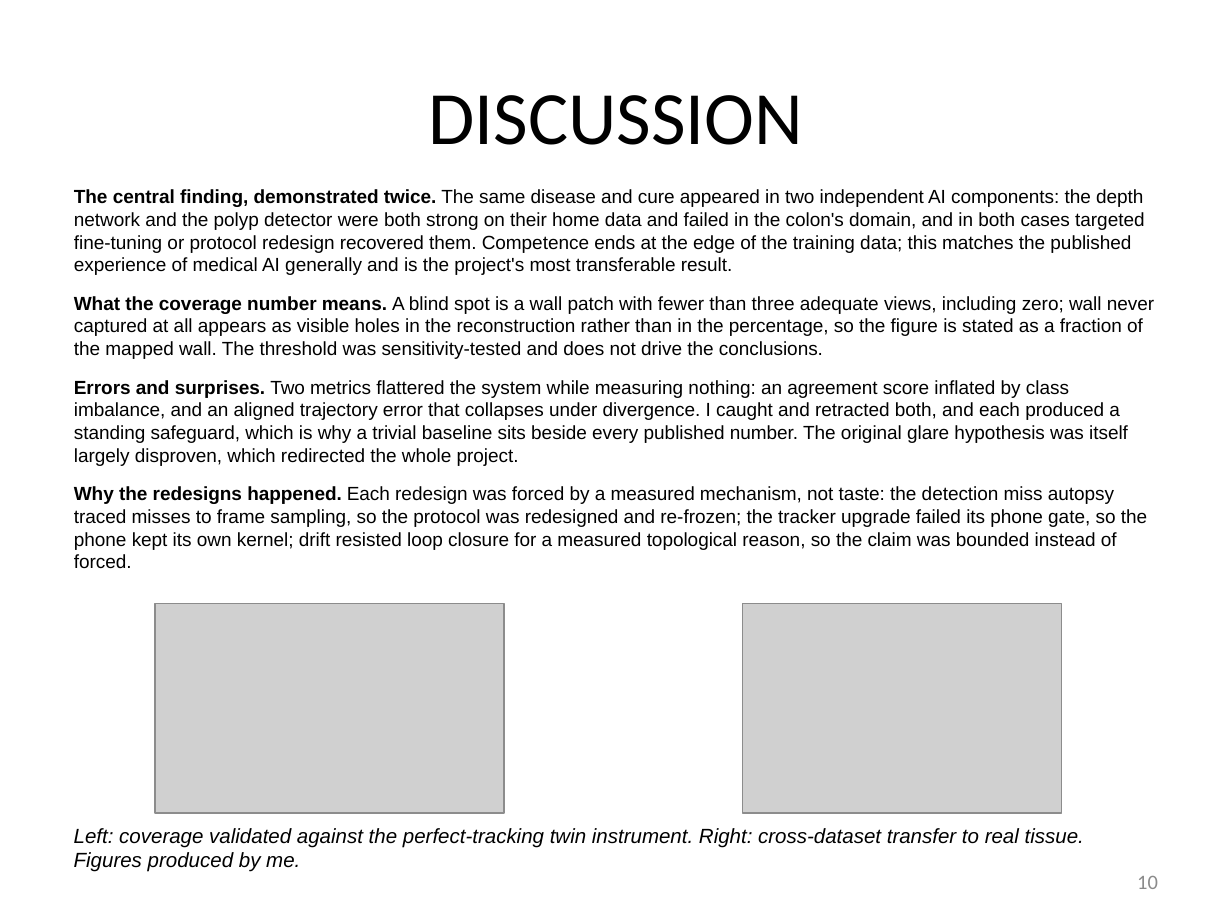
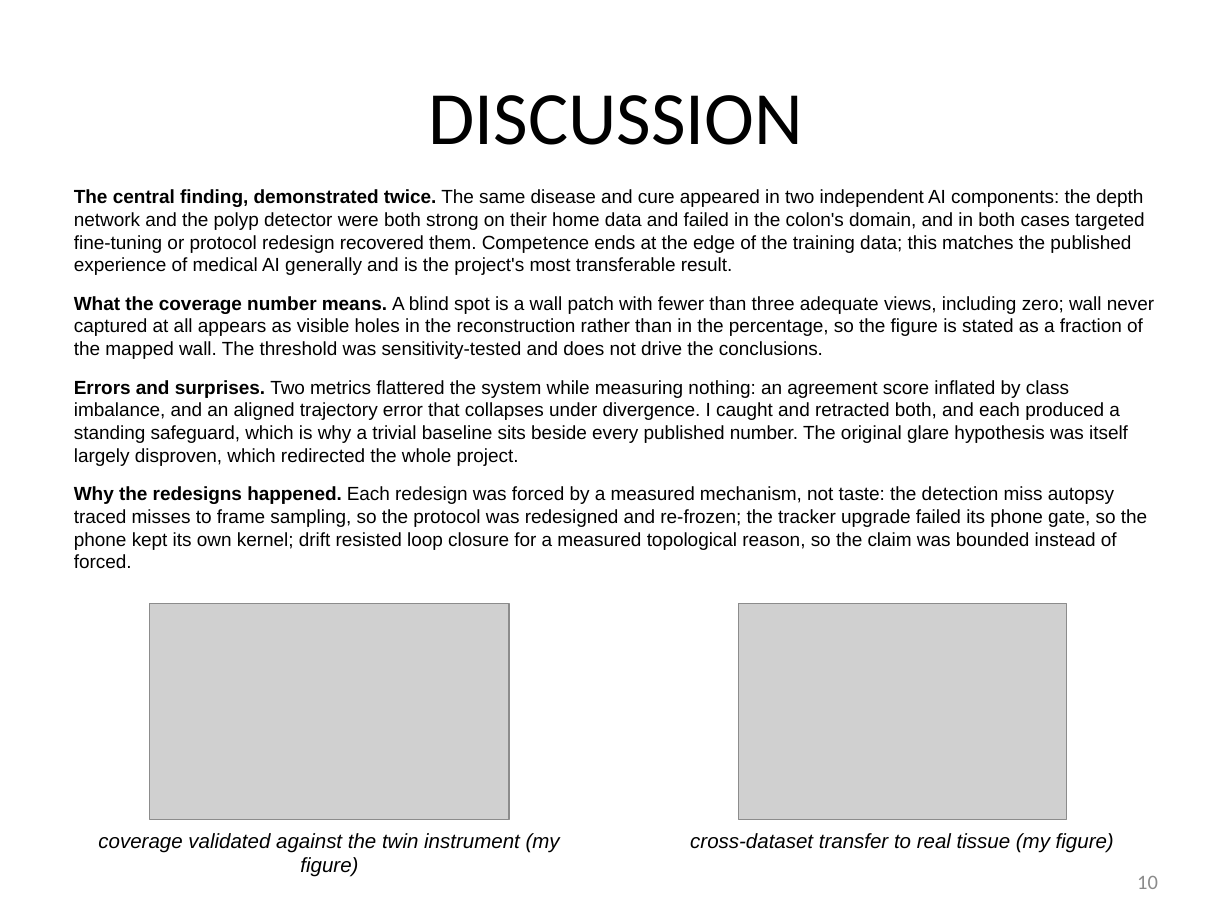
Before and after one commit to bluMoonx/EndoscopicMonocularSLAM, a slide deck: slide 10 of presentation/Argus_GSDSEF_2027_Digital_Presentation.pptx. Drawn at 1232x924 pixels with LibreOffice and Linux fonts; fonts in the diff are those of the drawing; grey boxes stand for pictures. Boxes give left, top, right and bottom in pixels: in the first picture for what was removed or moved away, otherwise in the second. Text is boxed around its words. In the diff, an @@ line names an element or a change of style, - is before the commit and + after.

Commit message:
Deck captions: one short caption under each image, no combined Left/Center/Right lines
Each figure now carries its own centered caption directly beneath it,
at the template minimum of Arial 12, and the figures grew into the
space the shared caption rows used to occupy. All twelve slides
re-rendered and checked; template validation passes.

```diff
--- a/presentation/Argus_GSDSEF_2027_Digital_Presentation.pptx
+++ b/presentation/Argus_GSDSEF_2027_Digital_Presentation.pptx
@@ picture: place and size @@
-picture at (155,604,504,813)
+picture at (150,604,510,819)
@@ picture: place and size @@
-picture at (743,604,1062,813)
+picture at (738,604,1067,819)
@@ text at (98,833,560,877): text changed @@
-Left: coverage validated against the perfect-tracking twin instrument. Right: cross-dataset transfer to real tissue. Figures produced by me.
+coverage validated against the twin instrument (my figure)
@@ text added at (690,833,1114,853), 12 pt, text #000000, italic @@
+cross-dataset transfer to real tissue (my figure)
```
Also in this commit, not shown: 8 other slides changed, 1 other file.
